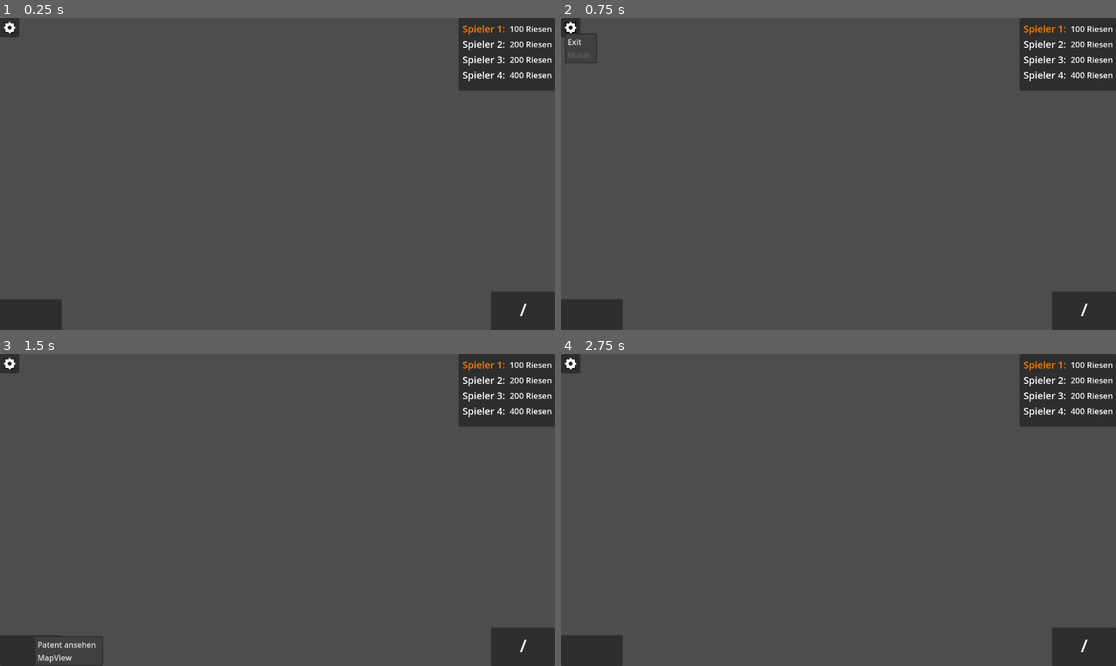
Above: before the commit, frames 1-4 (two rows, left to right).
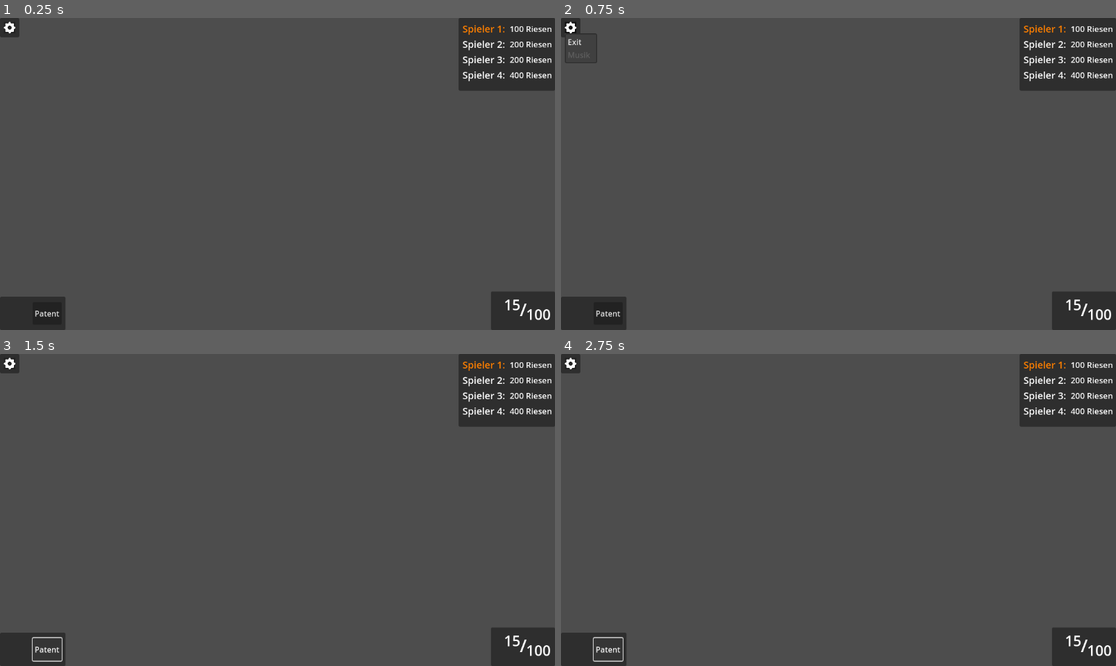
Above: after the commit, the same moments.

Repository: hfxbse/mparty
Game: Godot game, scene res://overlay/overlay.tscn
The game is run twice, just before and just after one commit, with the same random seed, the same clock (stepped at 60 frames per second) and the same inputs. This scene is started directly instead of the project's main scene.
Inputs (mouse positions are in pixels of both pictures, inside the frame that each line leads up to):
- Up to frame 1 (0.25 s): no input
- Up to frame 2 (0.75 s): click (572, 27) at 0.52 s
- Up to frame 3 (1.5 s): click (49, 650) at 1.25 s, where only the run after the commit has a clickable "Patent"
- Up to frame 4 (2.75 s): click (610, 650) at 2 s, where only the run after the commit has a clickable "Patent"

The runs differ from the first frame. In frame 1, 0.3% of the frame differs, in the area x 0-100%, y 89-100%; in frame 2, 0.3%; in frame 3, 0.5%; in frame 4, 0.4%.
Error before the commit: Attempt to call function 'add_theme_color_override' in base 'null instance' on a null instance. (res://overlay/Rounds.gd:9)

Commit message:
adding patent view in overlay

Diff:
--- a/overlay/GridContainer.gd
+++ b/overlay/GridContainer.gd
@@ -1,23 +1,23 @@
 extends GridContainer
 
-@onready var geld1 = $Geldstatus1
-@onready var geld2 = $Geldstatus2
-@onready var geld3 = $Geldstatus3
-@onready var geld4 = $Geldstatus4
+@onready var money1 = $Money1
+@onready var money2 = $Money2
+@onready var money3 = $Money3
+@onready var money4 = $Money4
 
 # Called when the node enters the scene tree for the first time.
 func _ready():
-	var spieler = $Spieler1 #change this based on playerturn
-	spieler.add_theme_color_override("font_color", Color(1, 0.5, 0))
+	var player = $Player1 #change this based on playerturn
+	player.add_theme_color_override("font_color", Color(1, 0.5, 0))
 
 	var money = "100" #how to change the Text of Moneystats
-	geld1.set_text(money + " Riesen")
+	money1.set_text(money + " Riesen")
 	money="200"
-	geld2.set_text(money + " Riesen")
+	money2.set_text(money + " Riesen")
 	money="200"
-	geld3.set_text(money + " Riesen")
+	money3.set_text(money + " Riesen")
 	money="400"
-	geld4.set_text(money + " Riesen")
+	money4.set_text(money + " Riesen")
 
 
 
--- a/overlay/Rounds.gd
+++ b/overlay/Rounds.gd
@@ -5,9 +5,6 @@
 
 # Called when the node enters the scene tree for the first time.
 func _ready():
-	var spieler = $Spieler1 #change this based on playerturn
-	spieler.add_theme_color_override("font_color", Color(1, 0.5, 0))
-
 	var round = "" #how to change the Text of Moneystats
 	round = "100"
 	maxRound.set_text(round)
--- a/overlay/overlay.tscn
+++ b/overlay/overlay.tscn
@@ -1,8 +1,8 @@
 [gd_scene load_steps=4 format=3 uid="uid://d03x38s8a6m8y"]
 
-[ext_resource type="Texture2D" uid="uid://ckyo5673aivb1" path="res://Pictures/white_setting_sign.png" id="1_t836x"]
+[ext_resource type="Texture2D" uid="uid://ckyo5673aivb1" path="res://pictures/white_setting_sign.png" id="1_t836x"]
 [ext_resource type="Script" path="res://overlay/GridContainer.gd" id="3_a58id"]
-[ext_resource type="Script" path="res://overlay/Rounds.gd" id="4_3gu32"]
+[ext_resource type="Script" path="res://overlay/rounds.gd" id="3_wcbr8"]
 
 [node name="gameOverlay" type="CanvasLayer"]
 
@@ -34,23 +34,24 @@
 anchors_preset = 2
 anchor_top = 1.0
 anchor_bottom = 1.0
-offset_top = -64.0
-offset_right = 128.0
+offset_top = -69.0
+offset_right = 136.0
 grow_vertical = 0
 
-[node name="MenuButton" type="MenuButton" parent="Actions"]
-layout_mode = 0
-offset_left = 72.0
-offset_top = 8.0
-offset_right = 352.0
-offset_bottom = 250.0
-scale = Vector2(0.2, 0.2)
-item_count = 2
-popup/item_0/text = "Patent ansehen"
-popup/item_0/id = 1
-popup/item_1/text = "MapView"
-popup/item_1/checked = true
-popup/item_1/id = 2
+[node name="Button" type="Button" parent="Actions"]
+layout_mode = 1
+anchors_preset = 6
+anchor_left = 1.0
+anchor_top = 0.5
+anchor_right = 1.0
+anchor_bottom = 0.5
+offset_left = -56.0
+offset_top = -24.0
+offset_right = -8.0
+offset_bottom = 23.0
+grow_horizontal = 0
+grow_vertical = 2
+text = "Patent"
 
 [node name="Stats" type="Panel" parent="."]
 anchors_preset = 1
@@ -69,41 +70,41 @@
 columns = 2
 script = ExtResource("3_a58id")
 
-[node name="Spieler1" type="Label" parent="Stats/GridContainer"]
+[node name="Player1" type="Label" parent="Stats/GridContainer"]
 layout_mode = 2
 theme_override_font_sizes/font_size = 20
 text = "Spieler 1:
 "
 
-[node name="Geldstatus1" type="Label" parent="Stats/GridContainer"]
+[node name="Money1" type="Label" parent="Stats/GridContainer"]
 layout_mode = 2
 theme_override_font_sizes/font_size = 17
 horizontal_alignment = 2
 
-[node name="Spieler2" type="Label" parent="Stats/GridContainer"]
+[node name="Player2" type="Label" parent="Stats/GridContainer"]
 layout_mode = 2
 theme_override_font_sizes/font_size = 20
 text = "Spieler 2: "
 
-[node name="Geldstatus2" type="Label" parent="Stats/GridContainer"]
+[node name="Money2" type="Label" parent="Stats/GridContainer"]
 layout_mode = 2
 theme_override_font_sizes/font_size = 17
 
-[node name="Spieler3" type="Label" parent="Stats/GridContainer"]
+[node name="Player3" type="Label" parent="Stats/GridContainer"]
 layout_mode = 2
 theme_override_font_sizes/font_size = 20
 text = "Spieler 3: "
 
-[node name="Geldstatus3" type="Label" parent="Stats/GridContainer"]
+[node name="Money3" type="Label" parent="Stats/GridContainer"]
 layout_mode = 2
 theme_override_font_sizes/font_size = 17
 
-[node name="Spieler4" type="Label" parent="Stats/GridContainer"]
+[node name="Player4" type="Label" parent="Stats/GridContainer"]
 layout_mode = 2
 theme_override_font_sizes/font_size = 20
 text = "Spieler 4: "
 
-[node name="Geldstatus4" type="Label" parent="Stats/GridContainer"]
+[node name="Money4" type="Label" parent="Stats/GridContainer"]
 layout_mode = 2
 theme_override_font_sizes/font_size = 17
 
@@ -117,7 +118,7 @@
 offset_top = -80.0
 grow_horizontal = 0
 grow_vertical = 0
-script = ExtResource("4_3gu32")
+script = ExtResource("3_wcbr8")
 
 [node name="RoundStatus" type="Label" parent="Rounds"]
 layout_mode = 0
--- /dev/null
+++ b/overlay/patent_view/Panel.gd
@@ -0,0 +1,24 @@
+extends Panel
+
+@onready var player1 = "Player1"
+@onready var player2 = "Player2"
+@onready var player3 = "Player3"
+@onready var player4 = "Player4"
+
+#get patent value
+#connect with button in hud
+
+func _ready():
+	var player_patent = "40"
+	$Player1.set_text(player1 + ": " + player_patent + " Riesen")
+	$Player2.set_text(player2 + ": " + player_patent + " Riesen")
+	$Player3.set_text(player3 + ": " + player_patent + " Riesen")
+	$Player4.set_text(player4 + ": " + player_patent + " Riesen")
+
+# Called every frame. 'delta' is the elapsed time since the previous frame.
+func _process(delta):
+	pass
+
+
+func _on_button_pressed():
+	self.visible = false
--- /dev/null
+++ b/overlay/patent_view/patent_view.tscn
@@ -0,0 +1,77 @@
+[gd_scene load_steps=2 format=3 uid="uid://lc1xgng5l3gv"]
+
+[ext_resource type="Script" path="res://overlay/patent_view/Panel.gd" id="1_iqjen"]
+
+[node name="Patent_View" type="Control"]
+layout_mode = 3
+anchors_preset = 15
+anchor_right = 1.0
+anchor_bottom = 1.0
+grow_horizontal = 2
+grow_vertical = 2
+
+[node name="Panel" type="Panel" parent="."]
+layout_mode = 1
+anchors_preset = 8
+anchor_left = 0.5
+anchor_top = 0.5
+anchor_right = 0.5
+anchor_bottom = 0.5
+offset_left = -448.0
+offset_top = -192.0
+offset_right = 448.0
+offset_bottom = 192.0
+grow_horizontal = 2
+grow_vertical = 2
+script = ExtResource("1_iqjen")
+
+[node name="Player1" type="Label" parent="Panel"]
+layout_mode = 0
+offset_left = 64.0
+offset_top = 60.0
+offset_right = 384.0
+offset_bottom = 124.0
+theme_override_font_sizes/font_size = 28
+vertical_alignment = 1
+
+[node name="Player2" type="Label" parent="Panel"]
+offset_left = 64.0
+offset_top = 188.0
+offset_right = 384.0
+offset_bottom = 252.0
+theme_override_font_sizes/font_size = 28
+vertical_alignment = 1
+
+[node name="Player3" type="Label" parent="Panel"]
+offset_left = 512.0
+offset_top = 60.0
+offset_right = 832.0
+offset_bottom = 124.0
+theme_override_font_sizes/font_size = 28
+vertical_alignment = 1
+
+[node name="Player4" type="Label" parent="Panel"]
+offset_left = 512.0
+offset_top = 188.0
+offset_right = 832.0
+offset_bottom = 252.0
+theme_override_font_sizes/font_size = 28
+vertical_alignment = 1
+
+[node name="Button" type="Button" parent="Panel"]
+layout_mode = 1
+anchors_preset = 7
+anchor_left = 0.5
+anchor_top = 1.0
+anchor_right = 0.5
+anchor_bottom = 1.0
+offset_left = -32.0
+offset_top = -56.0
+offset_right = 32.0
+offset_bottom = -20.0
+grow_horizontal = 2
+grow_vertical = 0
+theme_override_font_sizes/font_size = 20
+text = "ok"
+
+[connection signal="pressed" from="Panel/Button" to="Panel" method="_on_button_pressed"]
Not shown, changed: pictures/white_setting_sign.png.import
